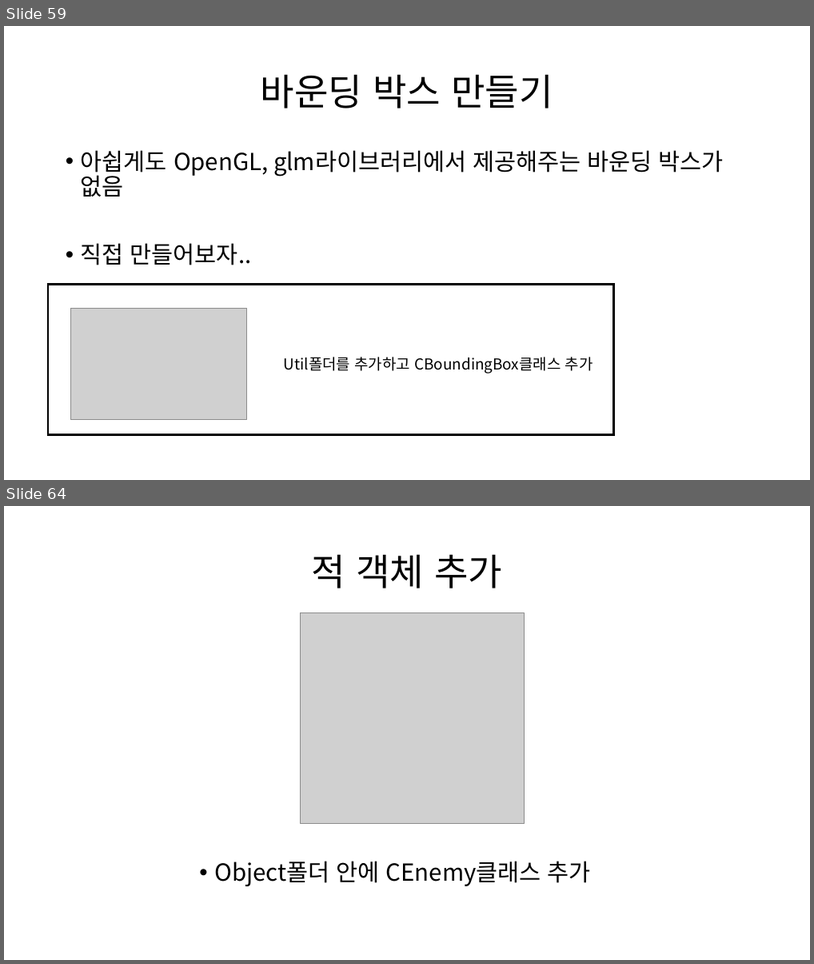
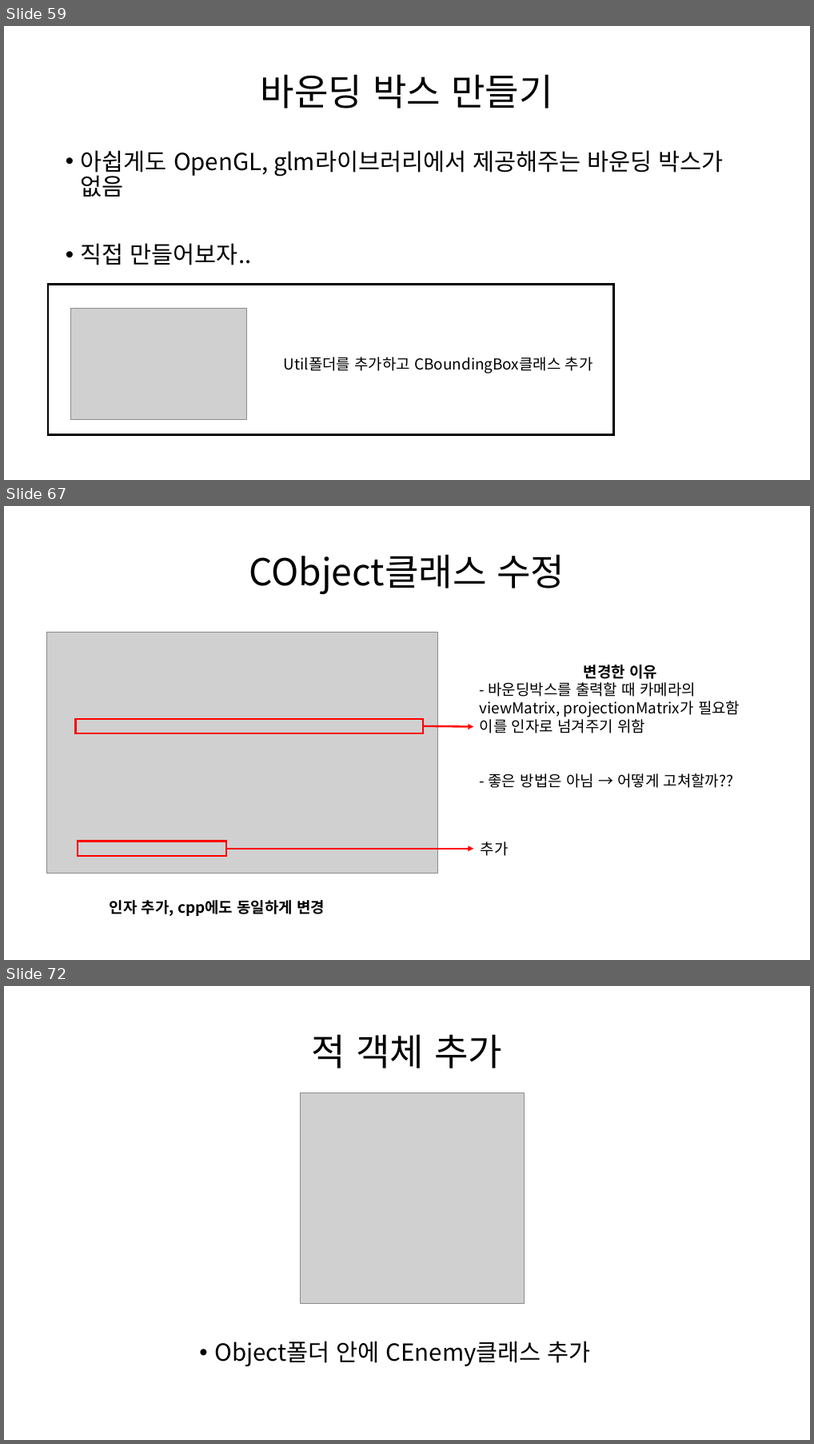
Before and after one commit to Kimseongtae9911/WarpOpenGL, a slide deck: 프레임워크.pptx. Shown one above the other, each under a label of ours: slides 59 and 64 before the commit, slides 59, 67 and 72 after it; the slides between them are not shown. The pictures are 814x964 and 814x1444 pixels, drawn with LibreOffice and Linux fonts; fonts in the diff are those of the drawing; grey boxes stand for pictures. Boxes give left, top, right and bottom in pixels: in the first picture for what was removed or moved away, otherwise in the second. Text is boxed around its words. In the diff, an @@ line names an element or a change of style, - is before the commit and + after.

```diff
--- a/프레임워크.pptx
+++ b/프레임워크.pptx
@@ slide 67 added at (x1=4, y1=506, x2=810, y2=960), background #FFFFFF @@
@@ title added at (x1=249, y1=554, x2=565, y2=594), 44 pt, text #000000 @@
+CObject클래스 수정
@@ picture added at (x1=47, y1=632, x2=438, y2=872) @@
@@ text added at (x1=480, y1=664, x2=740, y2=788), 18 pt, text #000000 @@
+변경한 이유
+- 바운딩박스를 출력할 때 카메라의
+viewMatrix, projectionMatrix가 필요함
+이를 인자로 넘겨주기 위함
+- 좋은 방법은 아님 → 어떻게 고쳐할까??
@@ rectangle added at (x1=76, y1=719, x2=423, y2=733), outline #FF0000 2.25 pt @@
@@ arrow added from (423, 726) to (474, 727), #FF0000 2.25 pt @@
@@ rectangle added at (x1=78, y1=841, x2=226, y2=856), outline #FF0000 2.25 pt @@
@@ text added at (x1=481, y1=841, x2=509, y2=856), 18 pt, text #000000 @@
+추가
@@ arrow added from (226, 848) to (474, 848), #FF0000 2.25 pt @@
@@ text added at (x1=110, y1=900, x2=325, y2=916), 18 pt, text #000000, bold @@
+인자 추가, cpp에도 동일하게 변경
@@ what was slide 64 is now slide 72 @@
```
Also in this commit, not shown: 6 slides changed, 11 other slides added, 6 slides removed, 7 other files.
